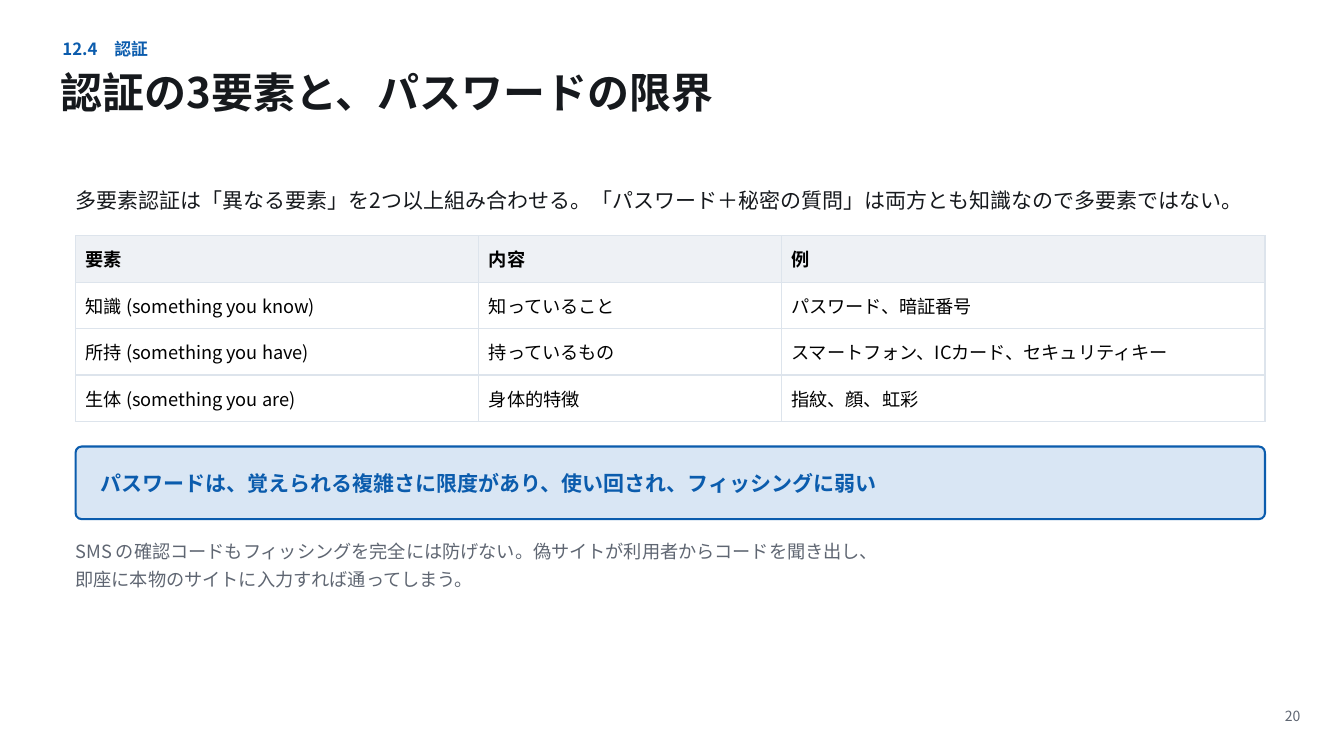
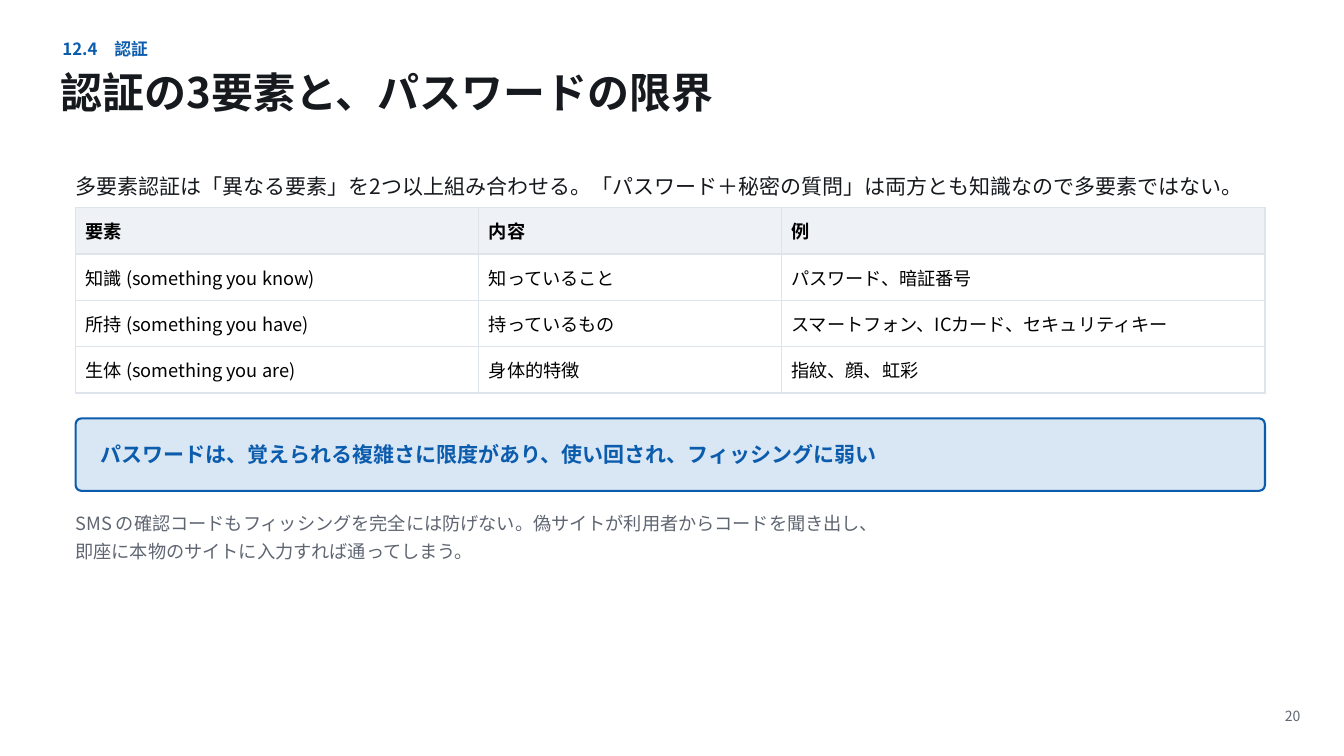
Before and after one commit to koide55/CompOutline, a slide deck: slide 20 of slides/第12回_情報セキュリティ.pptx. Drawn at 1344x756 pixels with LibreOffice and Linux fonts; fonts in the diff are those of the drawing. Boxes give left, top, right and bottom in pixels: in the first picture for what was removed or moved away, otherwise in the second. Text is boxed around its words. In the diff, an @@ line names an element or a change of style, - is before the commit and + after.

```diff
--- a/slides/第12回_情報セキュリティ.pptx
+++ b/slides/第12回_情報セキュリティ.pptx
@@ text "多要素認証は「異なる要素」を2つ以上組み合わせる。「パスワード＋秘密の質問」は両方とも知識なので多要素ではない。": place and size @@
-text "多要素認証は「異なる要素」を2つ以上組み合わせる。「パスワード＋秘密の質問」は両方とも知識なので多要素ではない。" at bbox=[76, 190, 1242, 210]
+text "多要素認証は「異なる要素」を2つ以上組み合わせる。「パスワード＋秘密の質問」は両方とも知識なので多要素ではない。" at bbox=[76, 176, 1242, 196]
@@ 2 texts, 1 table, 1 rounded rectangle: place and size @@
-2 texts, 1 table, 1 rounded rectangle at bbox=[76, 236, 1265, 588]
+2 texts, 1 table, 1 rounded rectangle at bbox=[76, 208, 1265, 560]
```
Also in this commit, not shown: 7 other slides changed, 23 other files.
